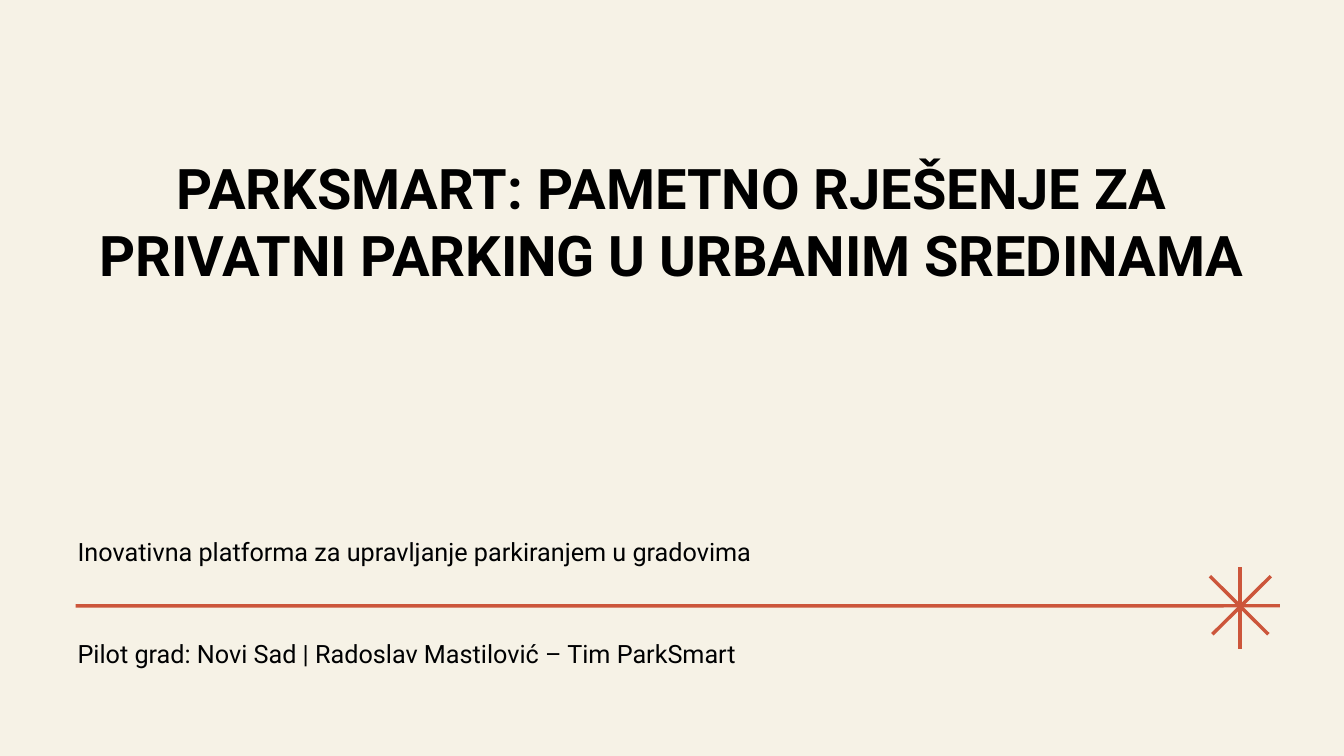
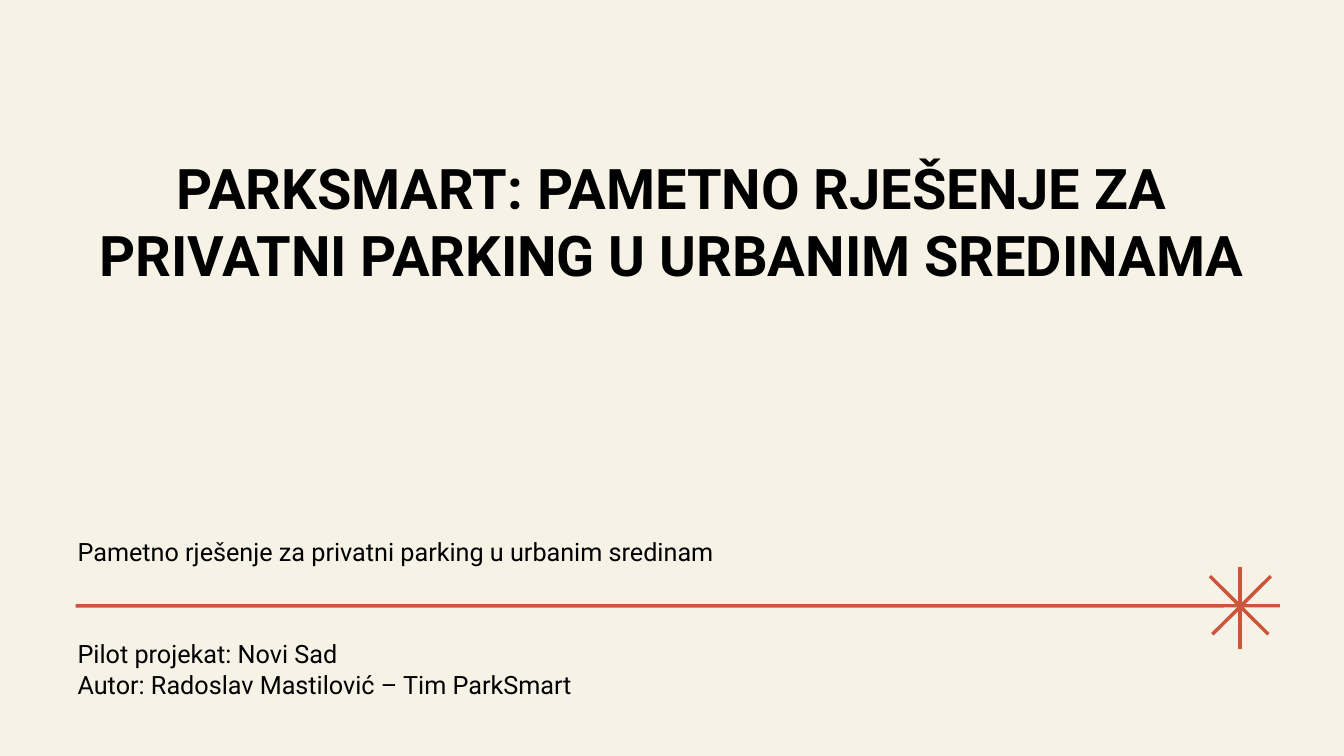
Before and after one commit to MastilovicRadoslav/startup_launch_simulation, a slide deck: slide 1 of Pitch presentation.pptx. Drawn at 1344x756 pixels with LibreOffice and Linux fonts; fonts in the diff are those of the drawing; background and template pictures are left out. Boxes give left, top, right and bottom in pixels: in the first picture for what was removed or moved away, otherwise in the second. Text is boxed around its words. In the diff, an @@ line names an element or a change of style, - is before the commit and + after.

```diff
--- a/Pitch presentation.pptx
+++ b/Pitch presentation.pptx
@@ subtitle at [78,542,714,567]: text changed @@
-Inovativna platforma za upravljanje parkiranjem u gradovima
+Pametno rješenje za privatni parking u urbanim sredinam
@@ text at [78,644,572,695]: text changed @@
-Pilot grad: Novi Sad | Radoslav Mastilović – Tim ParkSmart
+Pilot projekat: Novi Sad
+Autor: Radoslav Mastilović – Tim ParkSmart
```
Also in this commit, not shown: 5 other slides changed, 1 slide added, 1 slide removed, 1 other file.
